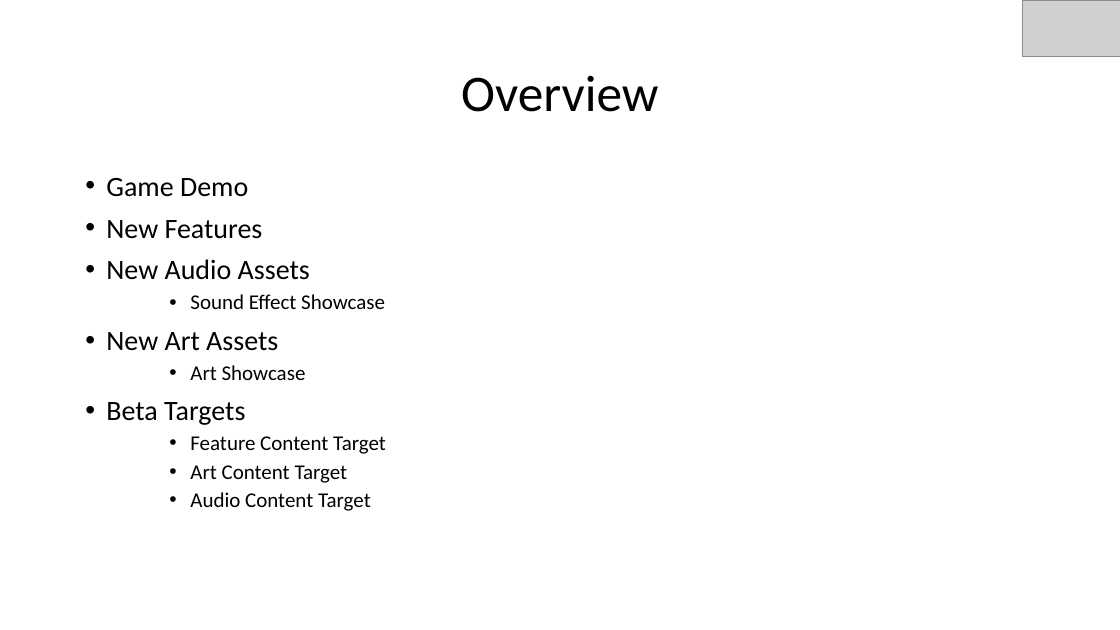
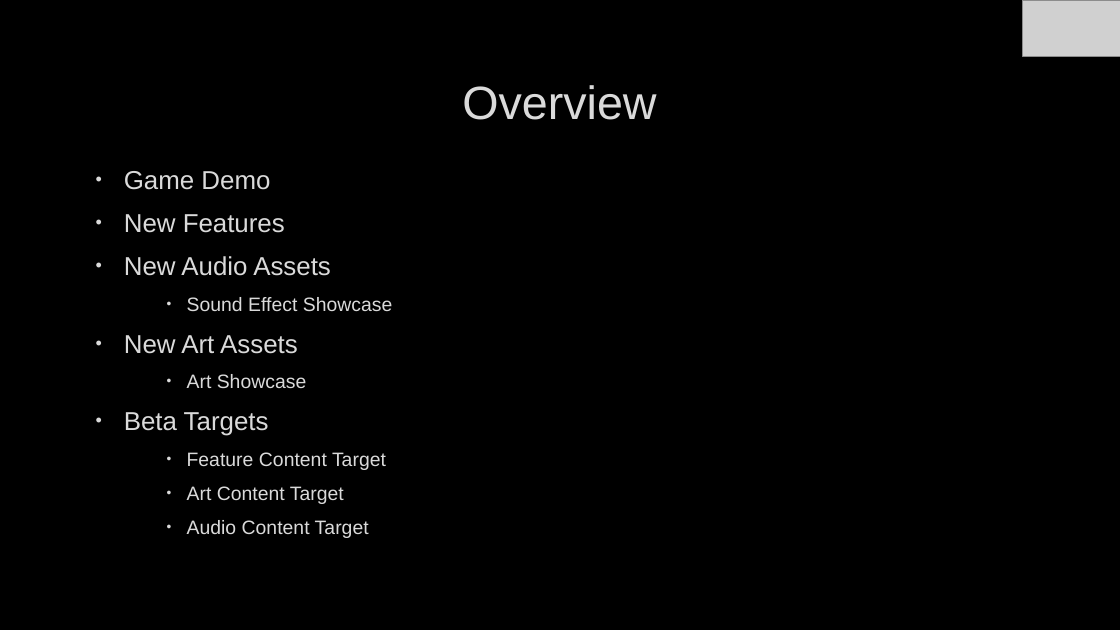
Before and after one commit to EliAnonymouse17/GDAfinal, a slide deck: slide 3 of Documentation/PresentationAlpha.pptx. Drawn at 1120x630 pixels with LibreOffice and Linux fonts; fonts in the diff are those of the drawing; grey boxes stand for pictures; background and template pictures are left out. Boxes give left, top, right and bottom in pixels: in the first picture for what was removed or moved away, otherwise in the second. Text is boxed around its words. In the diff, an @@ line names an element or a change of style, - is before the commit and + after.

```diff
--- a/Documentation/PresentationAlpha.pptx
+++ b/Documentation/PresentationAlpha.pptx
@@ background #FFFFFF to picture (left out) @@
@@ title "Overview": place and size @@
-title "Overview" at (461,75,658,112)
+title "Overview" at (462,85,656,120)
@@ title "Overview" at (462,85,656,120): size 44 to 40 pt, font Calibri to Arial, text colour #000000 to #DADADA, letter outline none to #404040 0.75 pt; line spacing 0.9 to 1 @@
@@ text "Game Demo": place and size @@
-text "Game Demo" at (106,178,386,511)
+text "Game Demo" at (124,171,393,538)
@@ text "Game Demo" at (124,171,393,538): size 24 to 22.2 pt in "Game Demo", "New Features", "New Audio Assets", "New Art Assets" and 1 more places; font Calibri to Arial, text colour #000000 to #DADADA, letter outline none to #404040 0.75 pt; size 18 to 16.6 pt in "Sound Effect Showcase", "Art Showcase", "Feature Content Target", "Art Content Target" and 1 more places; indent changed; line spacing 0.9 to 1; more space between paragraphs @@
```
Also in this commit, not shown: 11 other slides changed, 4 other files.
